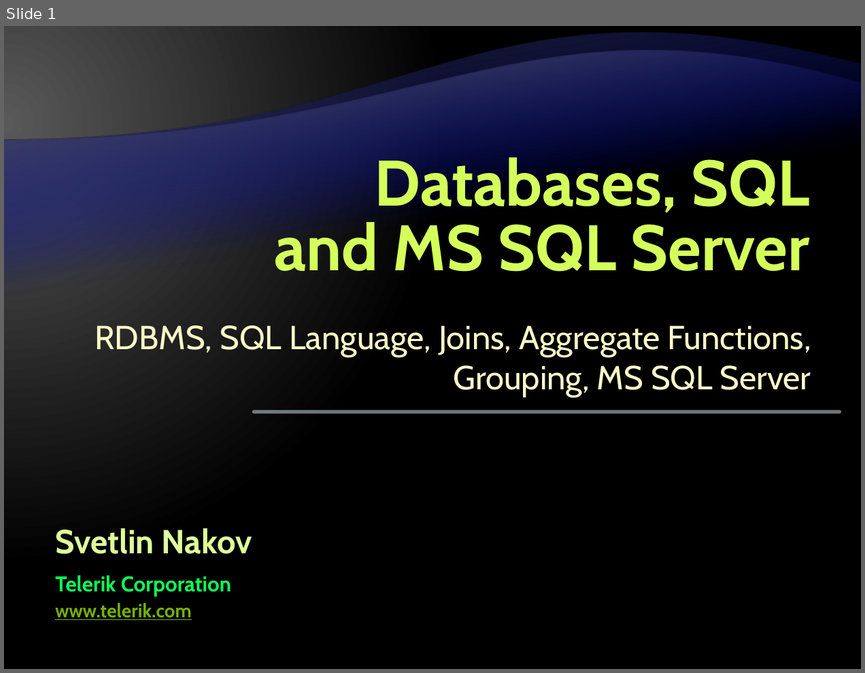
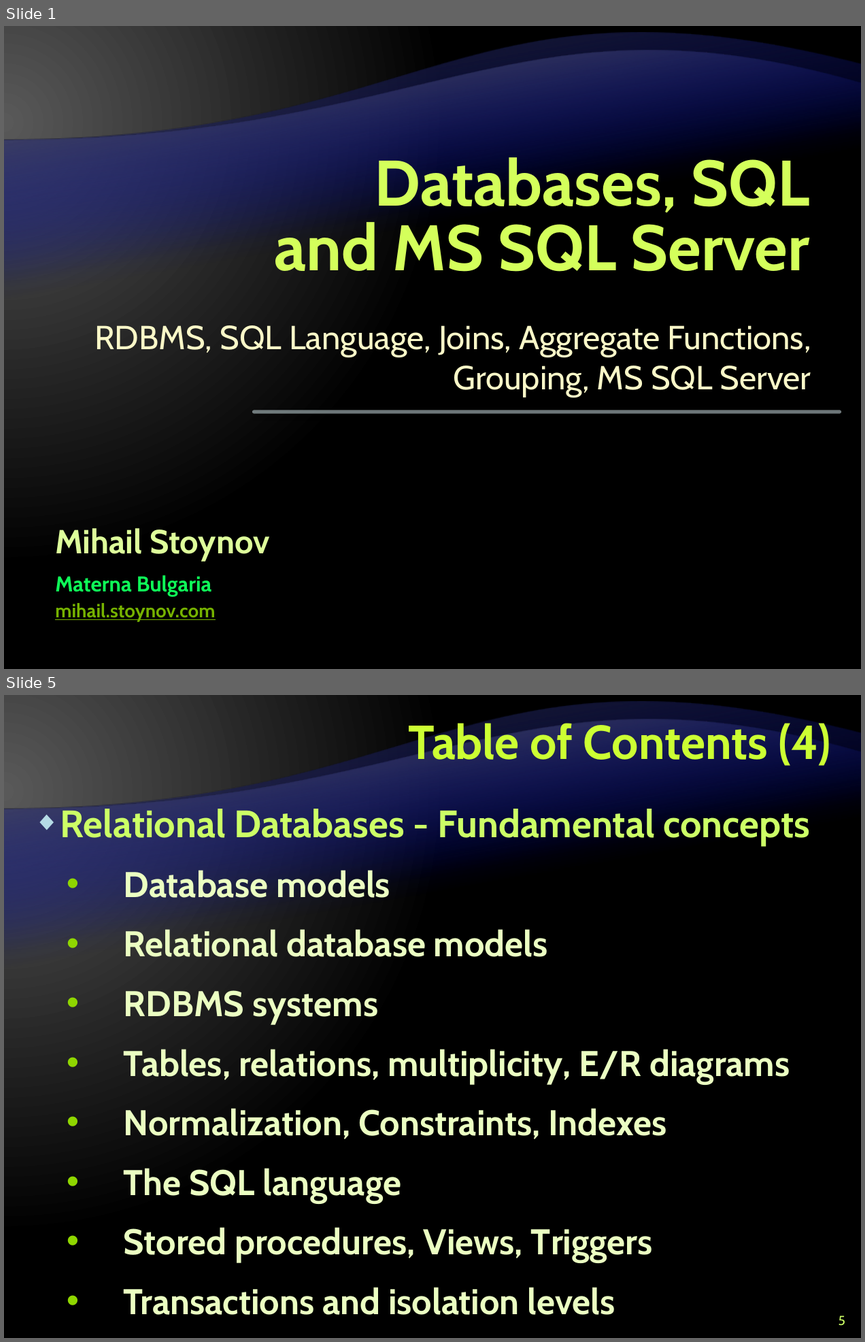
Before and after one commit to Graveheart/aspnetcourse, a slide deck: lectures/5. Databases, SQL and MS SQL Server.pptx. Shown one above the other, each under a label of ours: slide 1 before the commit, slides 1 and 5 after it; the slides between them are not shown. The pictures are 865x673 and 865x1342 pixels, drawn with LibreOffice and Linux fonts; fonts in the diff are those of the drawing; background and template pictures are left out. Boxes give left, top, right and bottom in pixels: in the first picture for what was removed or moved away, otherwise in the second. Text is boxed around its words. In the diff, an @@ line names an element or a change of style, - is before the commit and + after.

```diff
--- a/lectures/5. Databases, SQL and MS SQL Server.pptx
+++ b/lectures/5. Databases, SQL and MS SQL Server.pptx
@@ slide 5 added at (4, 695, 861, 1338), background gradient #595959 to #000000; not listed: 2 template elements that a slide beside it also shows @@
@@ title added at (408, 719, 831, 766), 40 pt, text #CCFF33, bold @@
+Table of Contents (4)
@@ text added at (60, 809, 810, 1314), 30 pt, text #EBFFC2, bold @@
+◆ Relational Databases - Fundamental concepts
+  • Database models
+  • Relational database models
+  • RDBMS systems
+  • Tables, relations, multiplicity, E/R diagrams
+  • Normalization, Constraints, Indexes
+  • The SQL language
+  • Stored procedures, Views, Triggers
+  • Transactions and isolation levels
@@ page number added at (838, 1315, 845, 1325), 11 pt, text #CCFF66 @@
+5
@@ slide 1 changed as well @@
@@ text at (55, 528, 269, 560): text changed @@
-Svetlin Nakov
+Mihail Stoynov
@@ text at (55, 575, 212, 596): text changed @@
-Telerik Corporation
+Materna Bulgaria
@@ text at (55, 603, 215, 622): text changed @@
-www.telerik.com
+mihail.stoynov.com
```
Also in this commit, not shown: 2 other slides changed, 190 other slides added.
